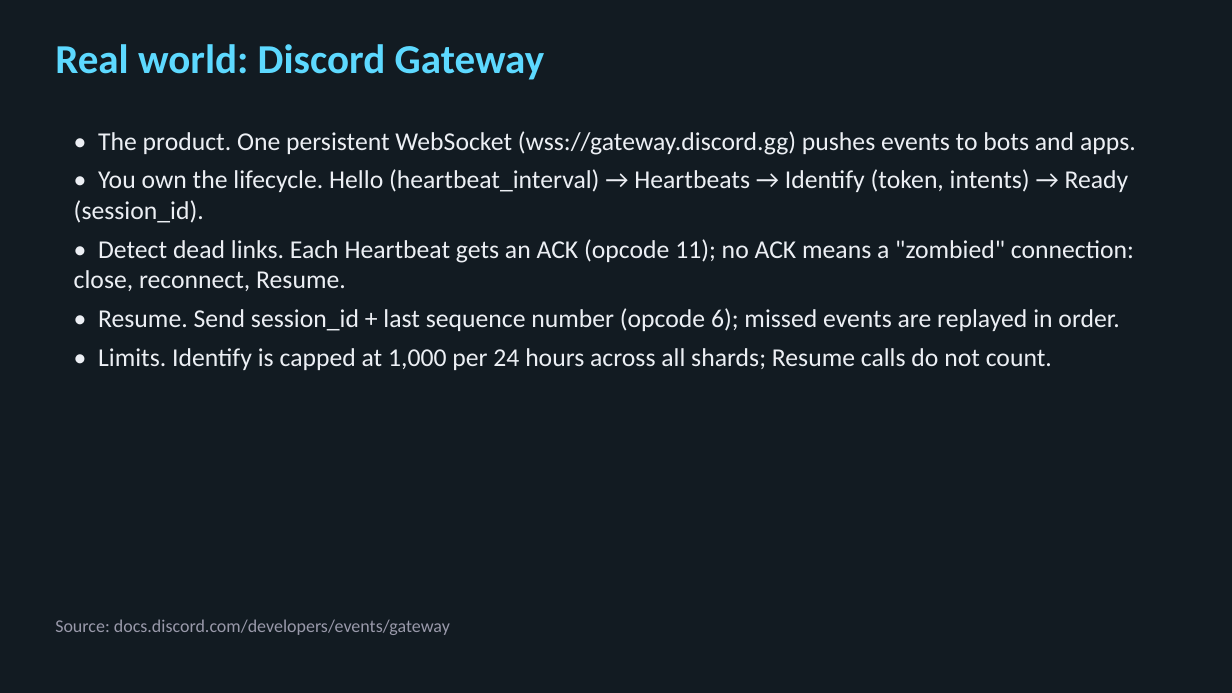
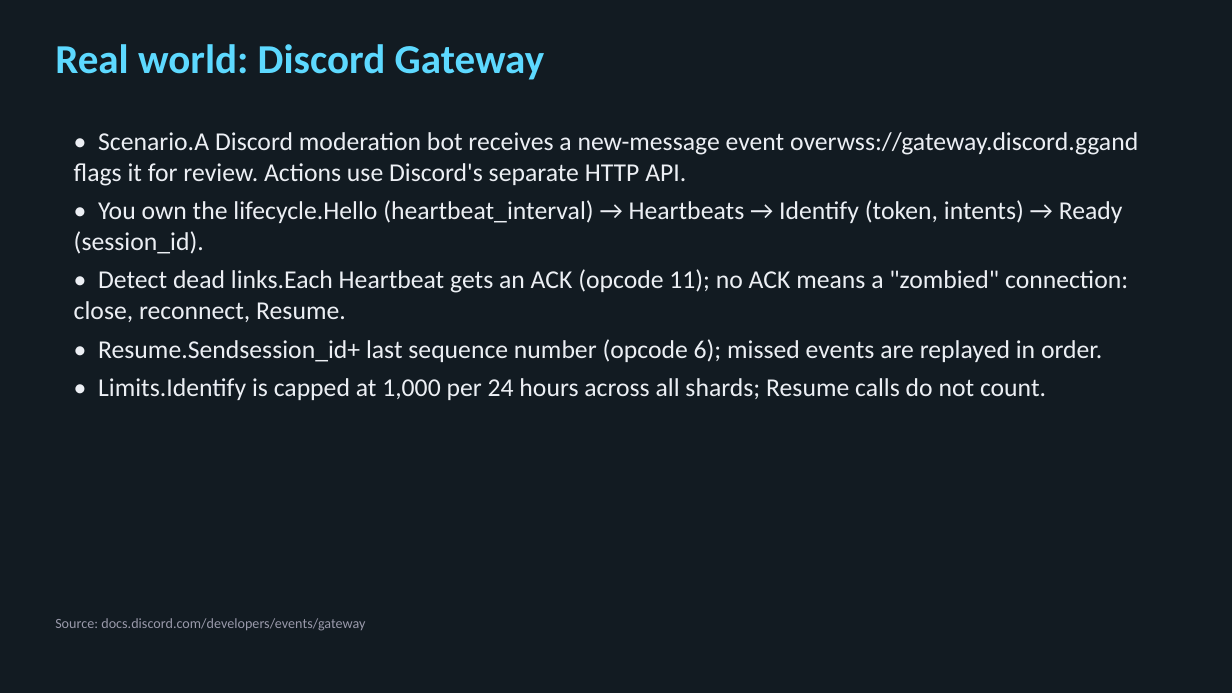
Before and after one commit to bodonnell-DePaul/webapps_week7, a slide deck: slide 21 of Week08-Slides.pptx (slide 22 before the commit). Drawn at 1232x693 pixels with LibreOffice and Linux fonts; fonts in the diff are those of the drawing. Boxes give left, top, right and bottom in pixels: in the first picture for what was removed or moved away, otherwise in the second. Text is boxed around its words. In the diff, an @@ line names an element or a change of style, - is before the commit and + after.

```diff
--- a/Week08-Slides.pptx
+++ b/Week08-Slides.pptx
@@ text at <box>74,132,1138,400</box>: text changed @@
-• The product. One persistent WebSocket (wss://gateway.discord.gg) pushes events to bots and apps.
-• You own the lifecycle. Hello (heartbeat_interval) → Heartbeats → Identify (token, intents) → Ready (session_id).
-• Detect dead links. Each Heartbeat gets an ACK (opcode 11); no ACK means a "zombied" connection: close, reconnect, Resume.
-• Resume. Send session_id + last sequence number (opcode 6); missed events are replayed in order.
-• Limits. Identify is capped at 1,000 per 24 hours across all shards; Resume calls do not count.
+• Scenario.A Discord moderation bot receives a new-message event overwss://gateway.discord.ggand flags it for review. Actions use Discord's separate HTTP API.
+• You own the lifecycle.Hello (heartbeat_interval) → Heartbeats → Identify (token, intents) → Ready (session_id).
+• Detect dead links.Each Heartbeat gets an ACK (opcode 11); no ACK means a "zombied" connection: close, reconnect, Resume.
+• Resume.Sendsession_id+ last sequence number (opcode 6); missed events are replayed in order.
+• Limits.Identify is capped at 1,000 per 24 hours across all shards; Resume calls do not count.
@@ text "Source: docs.discord.com/developers/events/gateway" at <box>55,618,365,631</box>: size 14 to 11 pt @@
```
Also in this commit, not shown: 44 other slides changed, 3 slides added, 2 other files.
